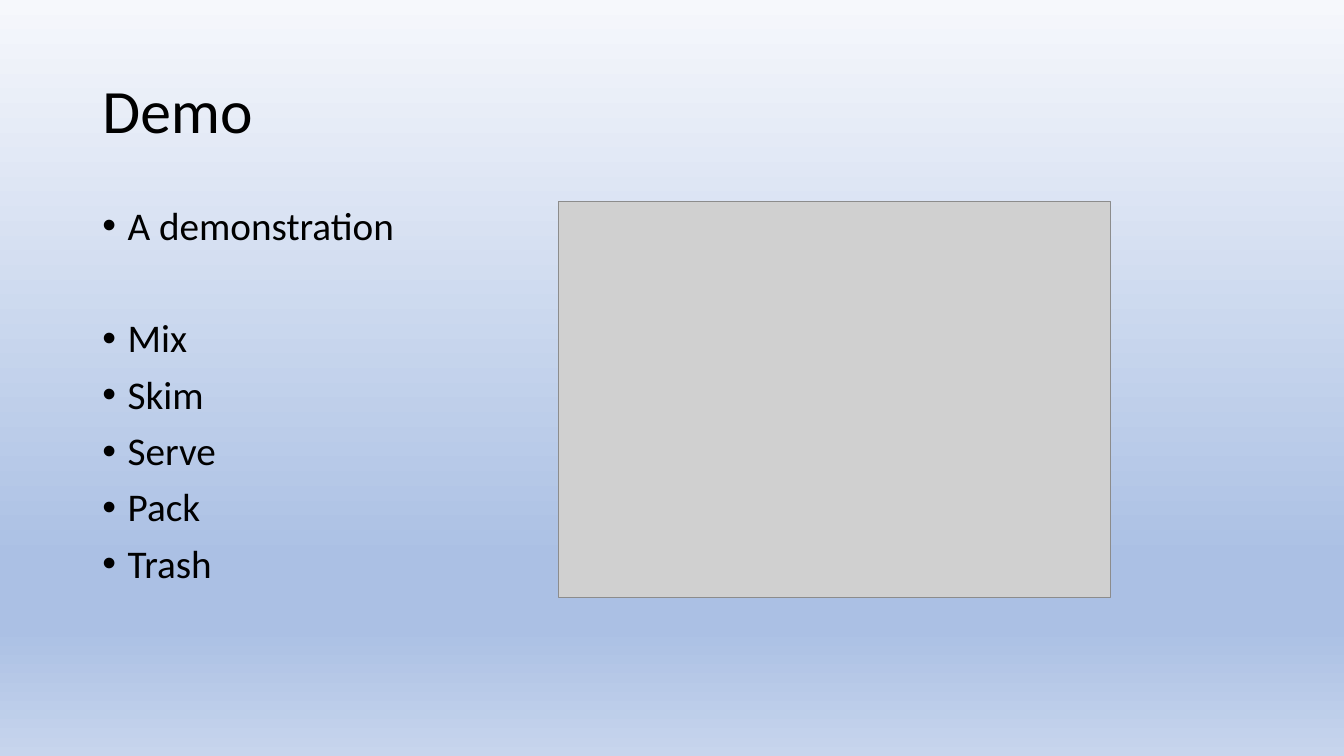
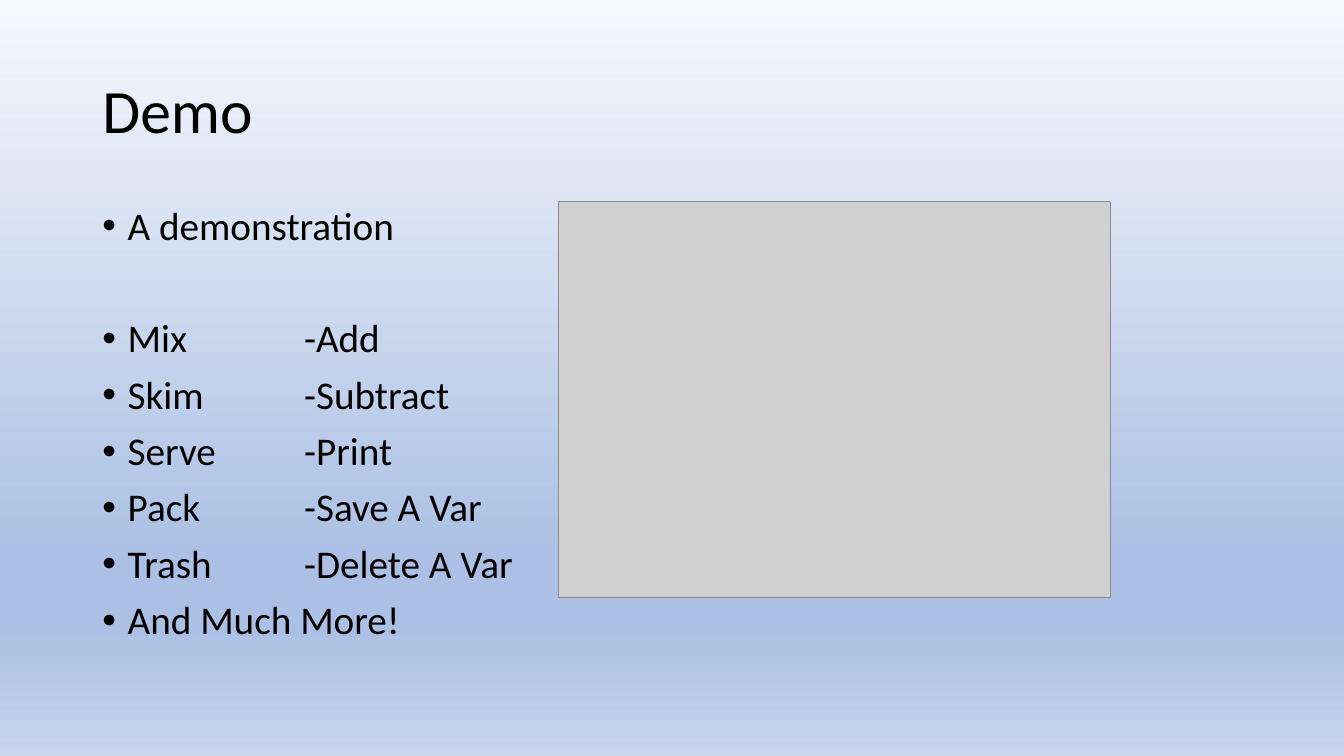
Before and after one commit to jacobacon/ProgLang, a slide deck: slide 5 of docs/Presentation.pptx. Drawn at 1344x756 pixels with LibreOffice and Linux fonts; fonts in the diff are those of the drawing; grey boxes stand for pictures. Boxes give left, top, right and bottom in pixels: in the first picture for what was removed or moved away, otherwise in the second. Text is boxed around its words. In the diff, an @@ line names an element or a change of style, - is before the commit and + after.

Commit message:
Final Edit To Presentation

```diff
--- a/docs/Presentation.pptx
+++ b/docs/Presentation.pptx
@@ text at (128, 324, 512, 635): text changed @@
-• Mix
-• Skim
-• Serve
-• Pack
-• Trash
+• Mix -Add
+• Skim -Subtract
+• Serve -Print
+• Pack -Save A Var
+• Trash -Delete A Var
+• And Much More!
```
Also in this commit, not shown: 1 other file.
